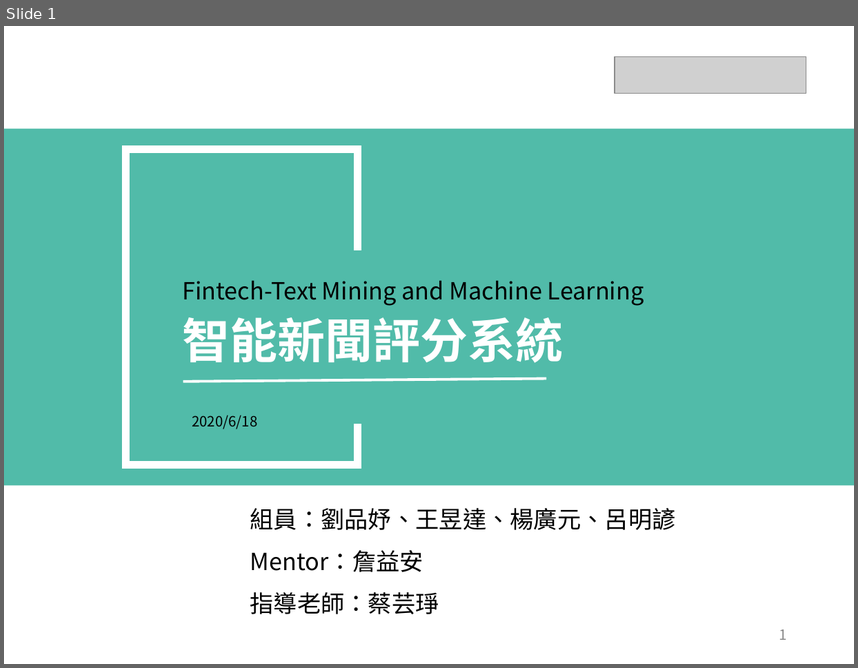
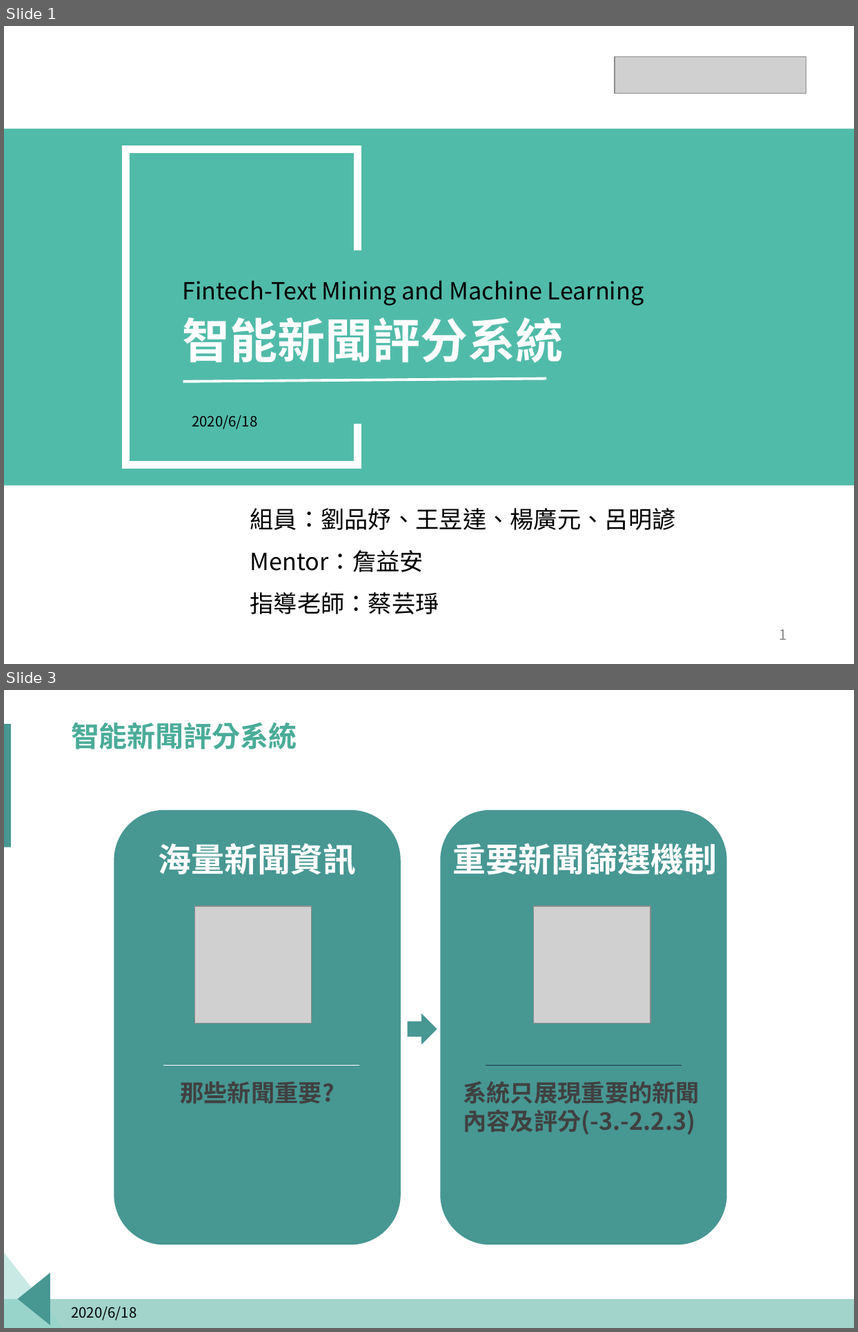
Before and after one commit to p314008dsa/Text-mining, a slide deck: Fintech.pptx. Shown one above the other, each under a label of ours: slide 1 before the commit, slides 1 and 3 after it; the slides between them are not shown. The pictures are 858x668 and 858x1332 pixels, drawn with LibreOffice and Linux fonts; fonts in the diff are those of the drawing; grey boxes stand for pictures; background and template pictures are left out. Boxes give left, top, right and bottom in pixels: in the first picture for what was removed or moved away, otherwise in the second. Text is boxed around its words. In the diff, an @@ line names an element or a change of style, - is before the commit and + after.

```diff
--- a/Fintech.pptx
+++ b/Fintech.pptx
@@ slide 3 added at bbox=[4, 690, 854, 1328], background #FFFFFF @@
@@ rectangle added at bbox=[4, 724, 11, 847], fill #479793 @@
@@ title added at bbox=[71, 722, 297, 749], 24 pt, text #4AAC99, bold @@
+智能新聞評分系統
@@ rounded rectangle added at bbox=[114, 810, 400, 1244], fill #479793 @@
@@ rounded rectangle added at bbox=[440, 810, 726, 1244], fill #479793 @@
@@ text added at bbox=[159, 843, 357, 875], 28 pt, text #FFFFFF, bold @@
+海量新聞資訊
@@ text added at bbox=[452, 843, 717, 875], 28 pt, text #FFFFFF, bold @@
+重要新聞篩選機制
@@ picture added at bbox=[194, 906, 312, 1023] @@
@@ picture added at bbox=[534, 906, 651, 1023] @@
@@ right arrow added at bbox=[408, 1015, 436, 1043], fill #479793, outline #479793 1 pt @@
@@ line added from (164, 1065) to (359, 1065), #FFFFFF 0.5 pt @@
@@ text added at bbox=[180, 1081, 334, 1103], 20 pt, text #404040, bold @@
+那些新聞重要?
@@ text added at bbox=[463, 1081, 700, 1134], 20 pt, text #404040, bold @@
+系統只展現重要的新聞內容及評分(-3.-2.2.3)
@@ line added from (486, 1065) to (682, 1065), #1E3148 0.5 pt @@
@@ page number added at bbox=[463, 1110, 695, 1134], 12 pt, text #000000 @@
+3
@@ freeform shape added at bbox=[4, 1252, 63, 1328], fill #92D4CB at 50% opacity @@
@@ freeform shape added at bbox=[18, 1272, 50, 1325], fill #479793 @@
@@ rectangle added at bbox=[4, 1299, 854, 1328], fill #4AAC99 at 51% opacity @@
@@ text added at bbox=[71, 1305, 137, 1320], 12 pt, text #000000 @@
+2020/6/18
```
Also in this commit, not shown: 1 slide changed, 2 other slides added.
